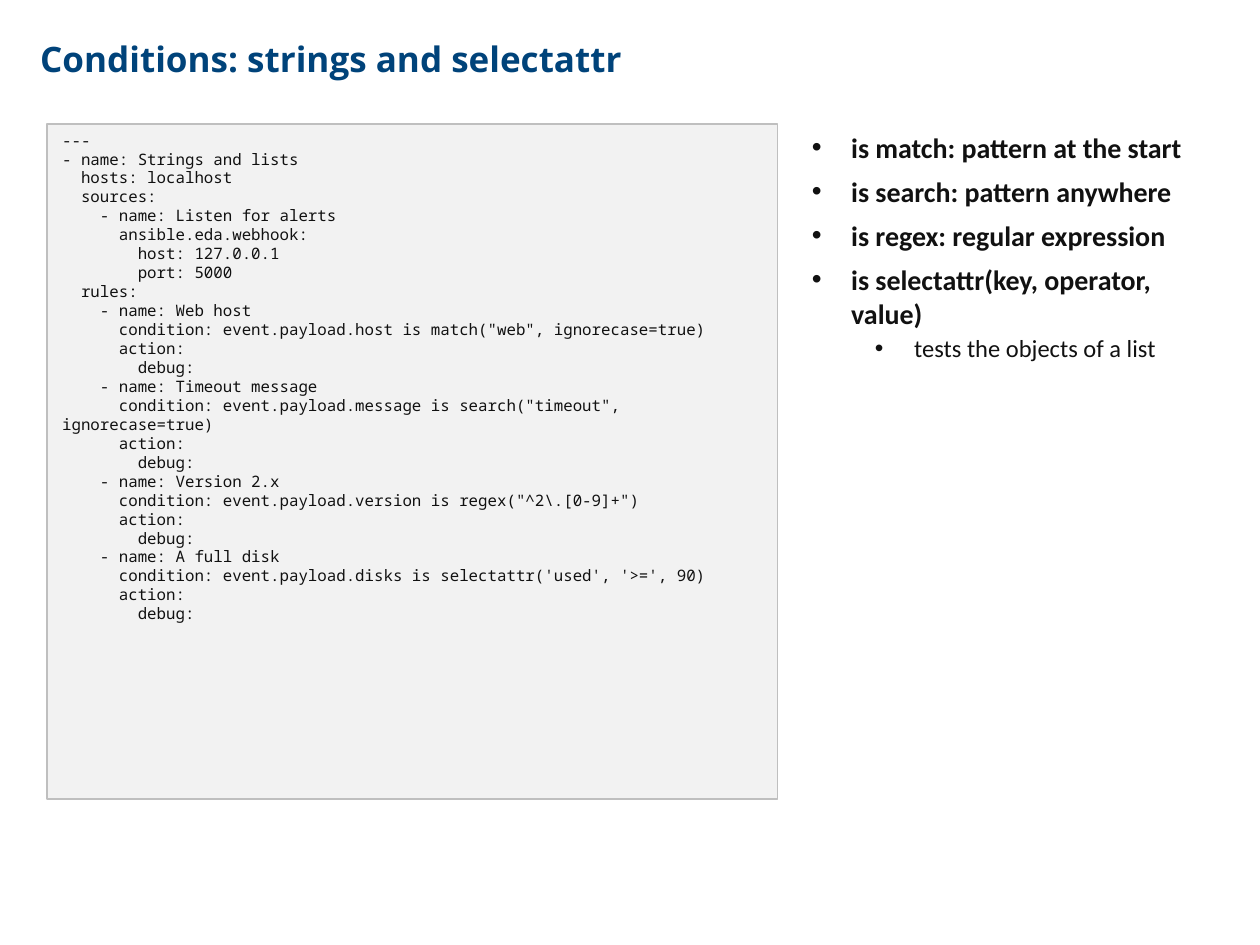
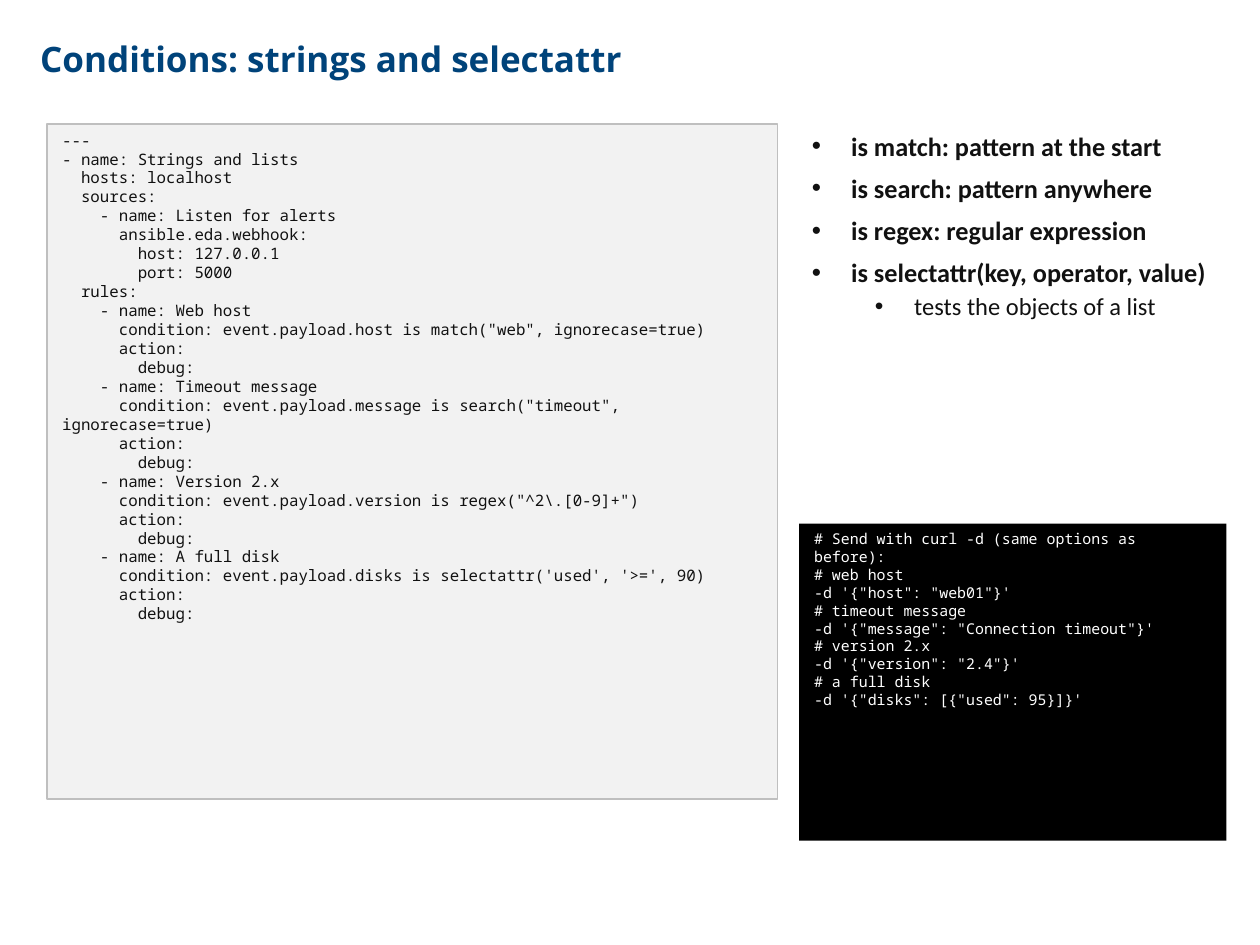
Before and after one commit to CCoupel/ansible-training, a slide deck: slide 206 of Ansible Training.pptx. Drawn at 1260x945 pixels with LibreOffice and Linux fonts; fonts in the diff are those of the drawing. Boxes give left, top, right and bottom in pixels: in the first picture for what was removed or moved away, otherwise in the second. Text is boxed around its words. In the diff, an @@ line names an element or a change of style, - is before the commit and + after.

```diff
--- a/Ansible Training.pptx
+++ b/Ansible Training.pptx
@@ text at <box>851,137,1206,286</box>: size 16 to 15 pt in "is match: pattern at the start", "is search: pattern anywhere", "is regex: regular expression", "is selectattr(key, operator, value)" @@
@@ rectangle added at <box>799,524,1226,842</box>, fill #000000, 8.5 pt, text #FFFFFF @@
+# Send with curl -d (same options as before):
+# web host
+-d '{"host": "web01"}'
+# timeout message
+-d '{"message": "Connection timeout"}'
+# version 2.x
+-d '{"version": "2.4"}'
+# a full disk
+-d '{"disks": [{"used": 95}]}'
```
Also in this commit, not shown: 5 other slides changed.
